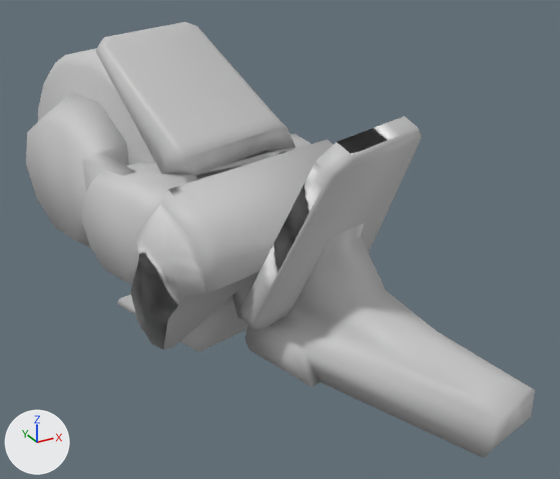
What one commit did to the glTF model src/assets/player-mech/legs/l_bp/l_foot.glb.
Before and after are seen from a 50 mm lens placed at (-0.608, -1.352, 0.416), pointed at (0.099, -0.067, -0.226). Every picture has the same lights, and +X, +Y and +Z are marked at lower left. The older version comes first. Vertices at exactly the same position are counted once.

Names of what the first picture shows: 'l_foot'.
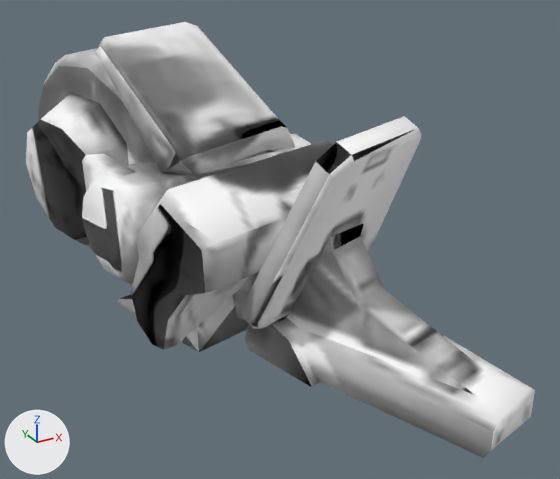
Location of each change, (x1, y1, x2, y2) in pixels of the pictures (560 x 479 px):
part 1 of me_mesh_0, surface changed: (26, 22, 535, 452) in both
part 2 of me_mesh_0, recoloured: (82, 134, 535, 452) in both
part 3 of me_mesh_0, recoloured: (168, 140, 531, 421) in both
part 4 of me_mesh_0, recoloured: (135, 171, 364, 251) in both
part 5 of me_mesh_0, recoloured: (127, 238, 332, 298) in both

The change in detail:
me_mesh_0 has 414 vertices, 796 faces and spans x -0.288..0.311, y -0.622..0.676, z -0.431..0.163.
me_mesh_0 is used by ob_l_foot; location (0.0, 0.0, 0.0).
me_mesh_0 part 1: 796 kept faces spanning x -0.288..0.311, y -0.622..0.676, z -0.431..0.163 get new texture (UV) coordinates.
me_mesh_0 part 2: 32 faces spanning x -0.239..0.311, y -0.622..0.338, z -0.431..0.04 switch from mat_main to mat_sub.
me_mesh_0 part 3: 11 faces spanning x -0.147..0.31, y -0.619..0.021, z -0.355..-0.059 switch from mat_sub to mat_main.
me_mesh_0 part 4: 6 faces spanning x -0.18..0.183, y -0.269..0.223, z -0.278..-0.081 switch from mat_sub to mat_joint.
me_mesh_0 part 5: 13 faces spanning x -0.221..0.283, y -0.269..0.232, z -0.334..-0.017 switch from mat_joint to mat_sub.
